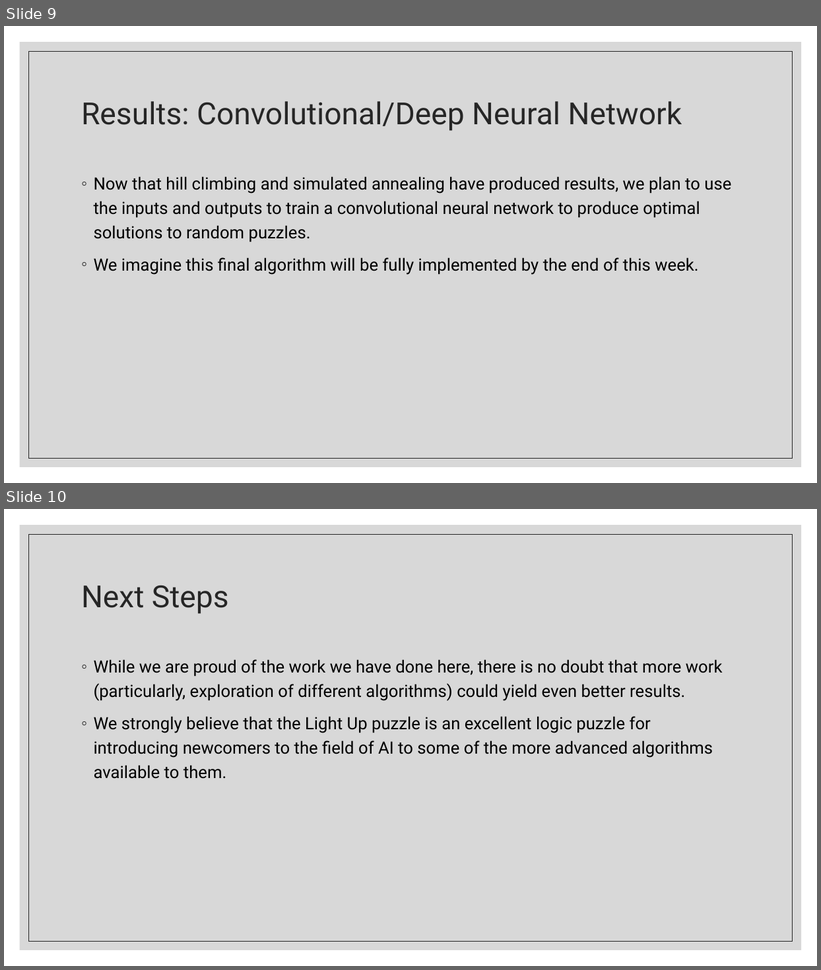
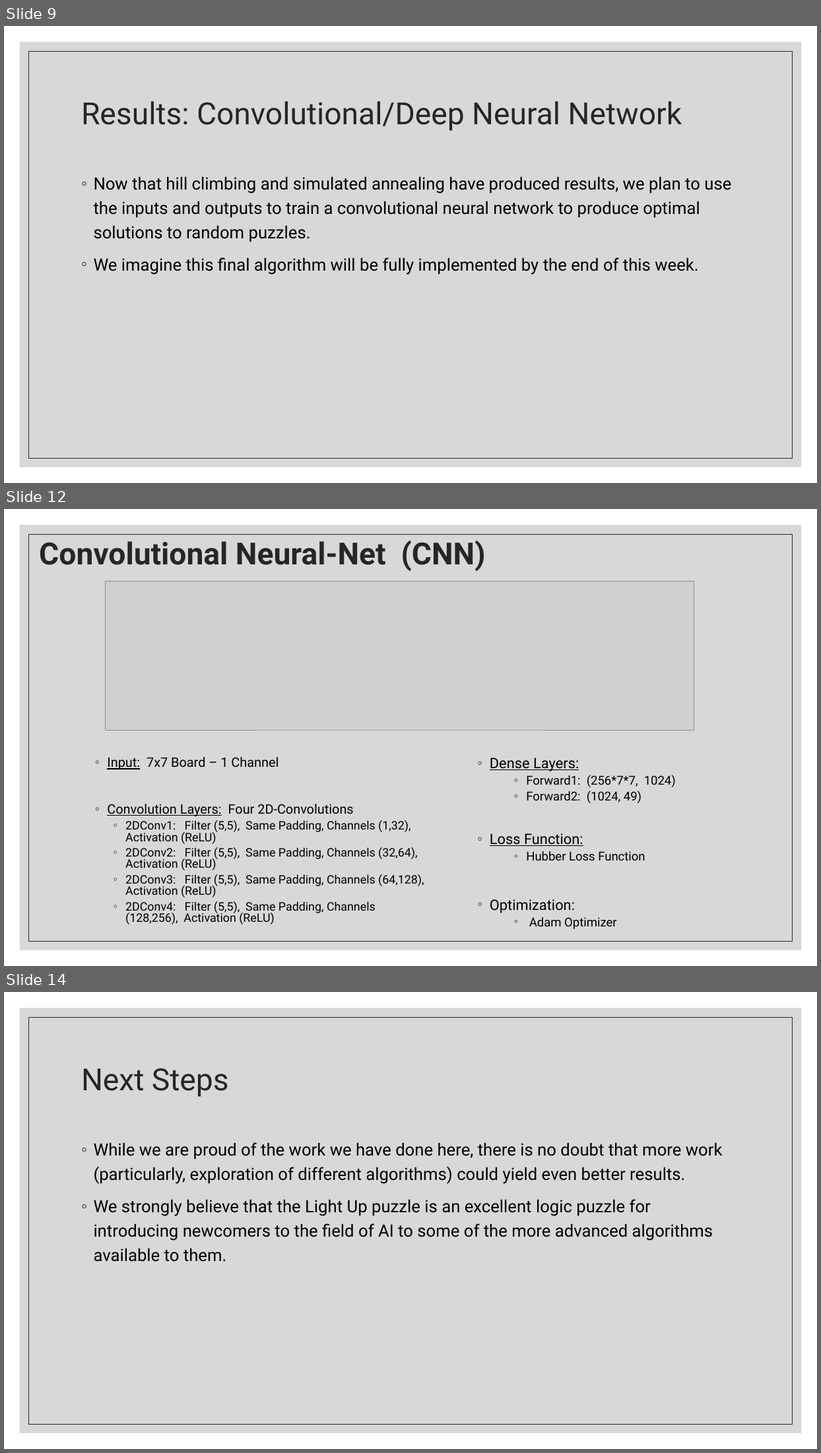
Before and after one commit to JSLBrowning/COMP-6606-Final-Project, a slide deck: Presentation/Final/Final Presentation.pptx. Shown one above the other, each under a label of ours: slides 9 and 10 before the commit, slides 9, 12 and 14 after it; the slides between them are not shown. The pictures are 821x970 and 821x1453 pixels, drawn with LibreOffice and Linux fonts; fonts in the diff are those of the drawing; grey boxes stand for pictures. Boxes give left, top, right and bottom in pixels: in the first picture for what was removed or moved away, otherwise in the second. Text is boxed around its words. In the diff, an @@ line names an element or a change of style, - is before the commit and + after.

```diff
--- a/Presentation/Final/Final Presentation.pptx
+++ b/Presentation/Final/Final Presentation.pptx
@@ slide 12 added at [4, 509, 817, 966], background #FFFFFF; not listed: 2 template elements that a slide beside it also shows @@
@@ title added at [39, 541, 486, 571], 36 pt, text #262626, bold @@
+Convolutional Neural-Net (CNN)
@@ picture added at [105, 581, 694, 730] @@
@@ text added at [107, 757, 424, 925], 13.9 pt, text #000000 @@
+◦ Input: 7x7 Board – 1 Channel
+◦ Convolution Layers: Four 2D-Convolutions
+  ◦ 2DConv1: Filter (5,5), Same Padding, Channels (1,32), Activation (ReLU)
+  ◦ 2DConv2: Filter (5,5), Same Padding, Channels (32,64), Activation (ReLU)
+  ◦ 2DConv3: Filter (5,5), Same Padding, Channels (64,128), Activation (ReLU)
+  ◦ 2DConv4: Filter (5,5), Same Padding, Channels (128,256), Activation (ReLU)
@@ text added at [490, 758, 676, 929], 14.4 pt, text #000000 @@
+◦ Dense Layers:
+    ◦ Forward1: (256*7*7, 1024)
+    ◦ Forward2: (1024, 49)
+◦ Loss Function:
+    ◦ Hubber Loss Function
+◦ Optimization:
+    ◦ Adam Optimizer
@@ what was slide 10 is now slide 14 @@
```
Also in this commit, not shown: 3 other slides added.
